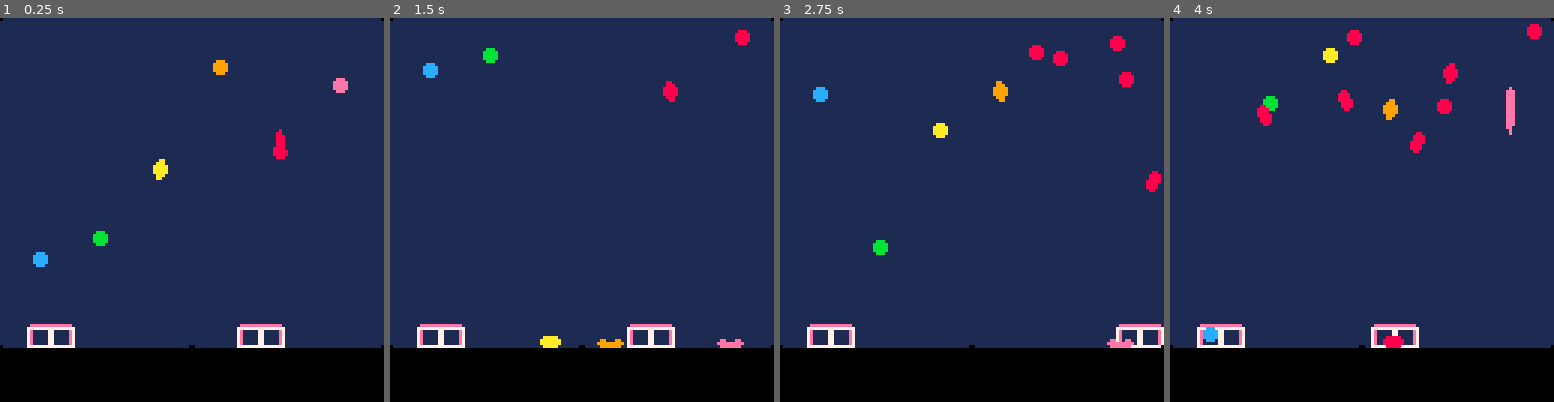
Above: before the commit, frames 1-4 (left to right).
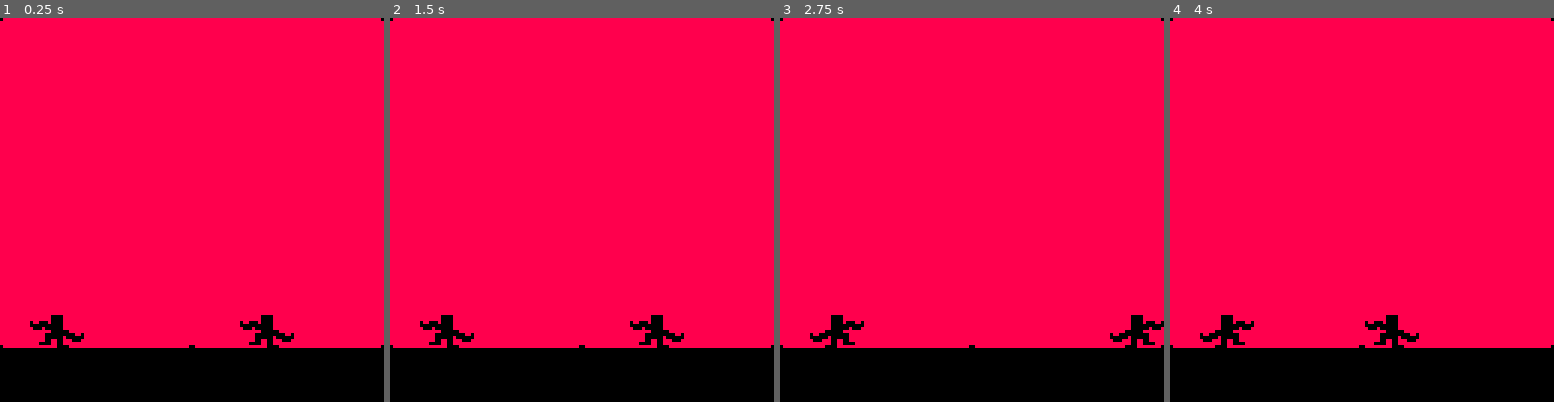
Above: after the commit, the same moments.

Repository: aylanonsense/juggle-panic
Game: PICO-8 cartridge cart-revised.p8
Two runs of this game, one before a commit and one after it. Both use one fixed random seed, a clock stepped at 60 frames per second and the inputs below.
Inputs:
- Up to frame 1 (0.25 s): no input
- Up to frame 2 (1.5 s): tap X (X key) at 0.33, 1.07 s; tap O (Z key) at 0.7 s
- Up to frame 3 (2.75 s): hold Right 1.6-2.1 s; tap O (Z key) at 1.7, 2.1, 2.5 s; tap X (X key) at 1.85 s; hold Up 2.15-2.42 s; hold Right from 2.47 s (still down)
- Up to frame 4 (4 s): tap O (Z key) at 2.9, 3.3, 3.7 s; tap X (X key) at 2.97 s; release Right at 3.03 s; hold Left 3.08-3.58 s; hold Down 3.63-3.97 s

The runs differ from the first frame. In frame 1, 86% of the frame differs, in the area x 0-100%, y 0-86%; in frame 2, 86%; in frame 3, 85%; in frame 4, 85%.

Commit message:
Adding juggler animations and ability to throw, catch, and carry balls

Diff:
--- a/cart-revised.p8
+++ b/cart-revised.p8
@@ -6,20 +6,12 @@
 
 local catch_fudge=1
 local left_wall_x=0
-local right_wall_x=127
+local right_wall_x=128
 local ground_y=110
 
--- what to do next
--- - jugglers can catch and throw balls
-
--- balls update first
--- then jugglers update
---   1. throw
---   2. catch
--- balls can die now
-
-
--- todo ball shouldn't slide along ground for 2 frames
+local buttons
+local button_presses
+local button_releases
 
 local scene_frame
 local entities
@@ -29,19 +21,34 @@
 local entity_classes={
 	juggler={
 		update_priority=1,
-		width=14,
-		height=8,
+		render_layer=2,
+		width=18,
+		height=11,
 		move_x=0,
 		left_hand_ball=nil,
 		right_hand_ball=nil,
+		most_recent_catch_hand=nil,
+		anim=nil,
+		anim_frames=0,
+		sprite_num=0,
+		sprite_flipped=false,
+		stationary_frames=0,
+		wiggle_frames=0,
+		throw_cooldown_frames=0,
 		init=function(self)
 			self:calc_hand_hitboxes()
 		end,
 		update=function(self)
 			-- move horizontally when left/right buttons are pressed
-			self.move_x=ternary(btn(1,2-self.player_num),1,0)-
-				ternary(btn(0,2-self.player_num),1,0)
-			self.vx=3*self.move_x
+			self.move_x=ternary(buttons[self.player_num][1],1,0)-
+				ternary(buttons[self.player_num][0],1,0)
+			local move_speed=1+ternary(self.left_hand_ball,0,1)+ternary(self.right_hand_ball,0,1)
+			self.vx=move_speed*self.move_x
+			-- don't move if forced to be stationary (during throws/catches)
+			if self.stationary_frames>0 then
+				self.vx=0
+			end
+			decrement_counter_prop(self,"stationary_frames")
 			self:apply_velocity()
 			-- keep the juggler in bounds
 			if self.x<self.min_x then
@@ -52,27 +59,111 @@
 				self.vx=min(0,self.vx)
 			end
 			-- debug: spawn balls
-			if btnp(4,2-self.player_num) then
-				local ball=spawn_entity("ball",self.x,self.y)
+			if btnp(4,2-self.player_num) and self.player_num==1 then
+				local ball=spawn_entity("ball",self.x,self.y-10,{color=7})
 				ball:throw(60,100,40)
+			end
+			-- throw balls
+			decrement_counter_prop(self,"throw_cooldown_frames")
+			if button_presses[self.player_num][4] and self.throw_cooldown_frames<=0 then
+				local preferred_throw_hand=ternary(self.most_recent_catch_hand=="left","right","left")
+				if self.move_x<0 then
+					preferred_throw_hand="left"
+				elseif self.move_x>0 then
+					preferred_throw_hand="right"
+				end
+				if self.left_hand_ball or self.right_hand_ball then
+					self.anim="throw"
+					self.anim_frames=20
+					self.wiggle_frames=0
+					self.vx=0
+					self.stationary_frames=max(6,self.stationary_frames)
+					self.throw_cooldown_frames=5
+				end
+				-- throw with the left hand unless the right hand is preferred and can throw instead
+				if self.left_hand_ball and (preferred_throw_hand=="left" or not self.right_hand_ball) then
+					self.sprite_flipped=false
+					self:reposition_held_balls()
+					self.left_hand_ball:throw(0,80,80)
+					self.left_hand_ball=nil
+				elseif self.right_hand_ball then
+					self.sprite_flipped=true
+					self:reposition_held_balls()
+					self.right_hand_ball:throw(0,80,80)
+					self.right_hand_ball=nil
+				end
 			end
 			-- catch balls
 			self:calc_hand_hitboxes()
 			local ball
 			for ball in all(balls) do
-				-- if self.left_hand_hitbox then
-			end
+				if not ball.is_held and ball.vy>=0 then
+					local is_catching_with_left_hand=(self.left_hand_hitbox and rects_overlapping(self.left_hand_hitbox,ball.hurtbox))
+					local is_catching_with_right_hand=(self.right_hand_hitbox and rects_overlapping(self.right_hand_hitbox,ball.hurtbox))
+					if is_catching_with_left_hand or is_catching_with_right_hand then
+						self.anim="catch"
+						self.anim_frames=20
+						self.wiggle_frames=0
+						self.vx=0
+						self.stationary_frames=max(3,self.stationary_frames)
+						self.throw_cooldown_frames=0
+					end
+					-- catch with the left hand if the right can't catch it or if the right is farther from the ball
+					if is_catching_with_left_hand and (not is_catching_with_right_hand or ball.x+ball.width/2<self.x+self.width/2) then
+						self.left_hand_ball=ball
+						self.left_hand_hitbox=nil
+						ball:catch()
+						self.sprite_flipped=true
+						self.most_recent_catch_hand="left"
+					-- otherwise catch with the right hand
+					elseif is_catching_with_right_hand then
+						self.right_hand_ball=ball
+						self.right_hand_hitbox=nil
+						ball:catch()
+						self.sprite_flipped=false
+						self.most_recent_catch_hand="right"
+					end
+				end
+			end
+			-- calc render data
+			if self.anim and self.vx!=0 then
+				self.anim_frames=0
+				self.anim=nil
+				self.sprite_flipped=not self.sprite_flipped
+			end
+			if decrement_counter_prop(self,"anim_frames") then
+				self.anim=nil
+				self.sprite_flipped=not self.sprite_flipped
+			end
+			if self.anim=="catch" then
+				self.sprite_num=2
+			elseif self.anim=="throw" then
+				self.sprite_num=1
+			else
+				self.sprite_num=0
+			end
+			if not self.anim then
+				increment_counter_prop(self,"wiggle_frames")
+				if self.wiggle_frames>ternary(self.move_x==0,20,4) then
+					self.sprite_flipped=not self.sprite_flipped
+					self.wiggle_frames=0
+				end
+			end
+			-- reposition any held balls
+			self:reposition_held_balls()
 		end,
 		draw=function(self)
-			self:draw_outline(14)
-			if self.left_hand_hitbox!=nil then
-				rect(self.left_hand_hitbox.x+0.5,self.left_hand_hitbox.y+0.5,self.left_hand_hitbox.x+self.left_hand_hitbox.width-0.5,self.left_hand_hitbox.y+self.left_hand_hitbox.height-0.5,7)
-			end
-			if self.right_hand_hitbox!=nil then
-				rect(self.right_hand_hitbox.x+0.5,self.right_hand_hitbox.y+0.5,self.right_hand_hitbox.x+self.right_hand_hitbox.width-0.5,self.right_hand_hitbox.y+self.right_hand_hitbox.height-0.5,7)
-			end
-			-- rect(self.x+0.5,self.y+0.5,self.x+self.width/2-0.5,self.y+self.height-0.5,7)
-			-- rect(self.x+self.width/2+0.5,self.y+0.5,self.x+self.width-0.5,self.y+self.height-0.5,10)
+			-- self:draw_outline(14)
+			-- if self.left_hand_hitbox!=nil then
+			-- 	rect(self.left_hand_hitbox.x+0.5,self.left_hand_hitbox.y+0.5,self.left_hand_hitbox.x+self.left_hand_hitbox.width-0.5,self.left_hand_hitbox.y+self.left_hand_hitbox.height-0.5,7)
+			-- end
+			-- if self.right_hand_hitbox!=nil then
+			-- 	rect(self.right_hand_hitbox.x+0.5,self.right_hand_hitbox.y+0.5,self.right_hand_hitbox.x+self.right_hand_hitbox.width-0.5,self.right_hand_hitbox.y+self.right_hand_hitbox.height-0.5,7)
+			-- end
+			pal(7,0)
+			palt(1,true)
+			draw_sprite(110,14*self.sprite_num,18,14,self.x,self.y-3,self.sprite_flipped)
+			pal()
 		end,
 		calc_hand_hitboxes=function(self)
 			if self.left_hand_ball then
@@ -123,16 +214,41 @@
 					end
 				end
 			end
+		end,
+		reposition_held_balls=function(self)
+			-- calculate hand positions
+			local lx,ly,rx,ry
+			if self.sprite_num==2 then
+				lx,ly,rx,ry=7,2,7,8
+			elseif self.sprite_num==1 then
+				lx,ly,rx,ry=7,1,7,7
+			else
+				lx,ly,rx,ry=7,3,7,7
+			end
+			if self.sprite_flipped then
+				lx,ly,rx,ry=rx,ry,lx,ly
+			end
+			-- move any held balls to those positions
+			if self.left_hand_ball then
+				self.left_hand_ball.x=self.x+self.width/2-lx-2
+				self.left_hand_ball.y=self.y+ly-self.left_hand_ball.height
+			end
+			if self.right_hand_ball then
+				self.right_hand_ball.x=self.x+self.width/2+rx+2-self.right_hand_ball.width
+				self.right_hand_ball.y=self.y+ry-self.right_hand_ball.height
+			end
 		end
 	},
 	ball={
 		update_priority=2,
+		render_layer=1,
 		width=5,
 		height=5,
 		gravity=0,
 		freeze_frames=0,
 		bounce_dir=nil,
-		color=8,
+		is_held=false,
+		color=0,
 		add_to_game=function(self)
 			add(balls,self)
 		end,
@@ -144,49 +260,51 @@
 			self.energy=self.vy*self.vy/2+self.gravity*(ground_y-self.y-self.height)
 		end,
 		update=function(self)
-			if self.freeze_frames>0 then
-				decrement_counter_prop(self,"freeze_frames")
-			else
-				self.bounce_dir=nil
-				self.vy+=self.gravity
-				self:apply_velocity()
-				self:calc_hurtbox()
-				-- bounce off walls
-				if self.x<left_wall_x then
-					self.x=left_wall_x
+			if not self.is_held then
+				if self.freeze_frames>0 then
+					decrement_counter_prop(self,"freeze_frames")
+				else
+					self.bounce_dir=nil
+					self.vy+=self.gravity
+					self:apply_velocity()
 					self:calc_hurtbox()
-					if self.vx<0 then
-						self.vx*=-1
-						self.bounce_dir="left"
-						self.freeze_frames=2
-					end
-				elseif self.x>right_wall_x-self.width+1 then
-					self.x=right_wall_x-self.width+1
-					self:calc_hurtbox()
-					if self.vx>0 then
-						self.vx*=-1
-						self.bounce_dir="right"
-						self.freeze_frames=2
-					end
-				end
-				-- bounce off the ground
-				if self.y>ground_y-self.height then
-					self.y=ground_y-self.height
-					self:calc_hurtbox()
-					if self.vy>0 then
-						-- we do this so that balls don't lose energy over time
-						self.vy=-sqrt(2*self.energy)
-						self.bounce_dir="down"
-						self.freeze_frames=2
-					end
+					-- bounce off walls
+					if self.x<left_wall_x then
+						self.x=left_wall_x
+						self:calc_hurtbox()
+						if self.vx<0 then
+							self.vx*=-1
+							self.bounce_dir="left"
+							self.freeze_frames=1
+						end
+					elseif self.x>right_wall_x-self.width then
+						self.x=right_wall_x-self.width
+						self:calc_hurtbox()
+						if self.vx>0 then
+							self.vx*=-1
+							self.bounce_dir="right"
+							self.freeze_frames=1
+						end
+					end
+					-- bounce off the ground
+					-- if self.y>ground_y-self.height then
+					-- 	self.y=ground_y-self.height
+					-- 	self:calc_hurtbox()
+					-- 	if self.vy>0 then
+					-- 		-- we do this so that balls don't lose energy over time
+					-- 		self.vy=-sqrt(2*self.energy)
+					-- 		self.bounce_dir="down"
+					-- 		self.freeze_frames=2
+					-- 	end
+					-- end
 				end
 			end
 		end,
 		post_update=function(self)
-			-- balls that hit the ground go away
-			-- if self.y>=ground_y-self.height then
-			-- 	self:die()
-			-- end
+			-- balls that hit the ground die
+			if not self.is_held and self.y>=ground_y-self.height then
+				self:die()
+			end
 		end,
 		draw=function(self)
 			-- each ball has a color
@@ -198,10 +316,10 @@
 			-- draw the ball squished against the wall/ground
 			if self.bounce_dir then
 				if self.bounce_dir=="left" or self.bounce_dir=="right" then
-					if abs(self.vx)<4 then
+					if abs(self.vx)<1 then
 						draw_sprite(0,48,5,5,self.x,self.y)
 					else
-						draw_sprite(ternary(abs(self.vx)>18,40,36),88,4,9,self.x+ternary(self.bounce_dir=="right",1,0),self.y-2,self.bounce_dir=="left")
+						draw_sprite(ternary(abs(self.vx)>5,40,36),88,4,9,self.x+ternary(self.bounce_dir=="right",1,0),self.y-2,self.bounce_dir=="left")
 					end
 				elseif self.bounce_dir=="down" then
 					if abs(self.vy)<4 then
@@ -261,6 +379,7 @@
 			end
 		end,
 		throw=function(self,distance,height,duration)
+			self.is_held=false
 			-- let's do some fun math to calculate out the trajectory
 			-- duration must be <=180, otherwise overflow will ruin the math
 			-- it looks best if duration is an even integer (you get to see the apex)
@@ -272,6 +391,13 @@
 			self.vx=distance/duration
 			-- calculate kinetic and potential energy
 			self.energy=self.vy*self.vy/2+self.gravity*(ground_y-self.y-self.height)
+		end,
+		catch=function(self)
+			self.is_held=true
+			self.freeze_frames=0
+			self.vx=0
+			self.vy=0
+			self.bounce_dir=nil
 		end,
 		calc_hurtbox=function(self)
 			self.hurtbox={
@@ -299,6 +425,10 @@
 }
 
 function _init()
+	buttons={{},{}}
+	button_presses={{},{}}
+	button_releases={{},{}}
+
 	scene_frame=0
 	entities={}
 	new_entities={}
@@ -313,24 +443,22 @@
 		min_x=64,
 		max_x=right_wall_x
 	})
-	local ball=spawn_entity("ball",11,100,{color=12})
-	ball:throw(0,90,120)
-	ball=spawn_entity("ball",31,100,{color=11})
-	ball:throw(0,90,90)
-	ball=spawn_entity("ball",51,100,{color=10})
-	ball:throw(0,90,45)
-	ball=spawn_entity("ball",71,100,{color=9})
-	ball:throw(0,90,20)
-	ball=spawn_entity("ball",91,100,{color=8})
-	ball:throw(0,90,10)
-	ball=spawn_entity("ball",111,100,{color=14})
-	ball:throw(0,90,3)
 	-- add new entities to the game
 	add_new_entities()
 end
 
 -- local skip_frames=0
 function _update()
+	-- keep track of inputs (because btnp repeats presses)
+	local p
+	for p=1,2 do
+		local b
+		for b=0,5 do
+			button_presses[p][b]=btn(b,2-p) and not buttons[p][b]
+			button_releases[p][b]=not btn(b,2-p) and buttons[p][b]
+			buttons[p][b]=btn(b,2-p)
+		end
+	end
 	-- skip_frames+=1
 	-- if skip_frames%15>0 then return end
 	scene_frame=increment_counter(scene_frame)
@@ -369,9 +497,9 @@
 	-- clear the screen
 	cls()
 	-- draw the sky
-	rectfill(left_wall_x,0,right_wall_x,127,1)
+	rectfill(left_wall_x,0,right_wall_x-1,127,8)
 	pset(left_wall_x,0,0)
-	pset(right_wall_x,0,0)
+	pset(right_wall_x-1,0,0)
 	-- draw each entity
 	local entity
 	foreach(entities,function(entity)
@@ -381,7 +509,7 @@
 	-- draw the ground
 	rectfill(0,ground_y,127,127,0)
 	pset(left_wall_x,ground_y-1,0)
-	pset(right_wall_x,ground_y-1,0)
+	pset(right_wall_x-1,ground_y-1,0)
 	pset(63,ground_y-1,0)
 	pset(64,ground_y-1,0)
 end
Not shown, changed: 80 lines of the sprite sheet (__gfx__) section of cart-revised.p8
